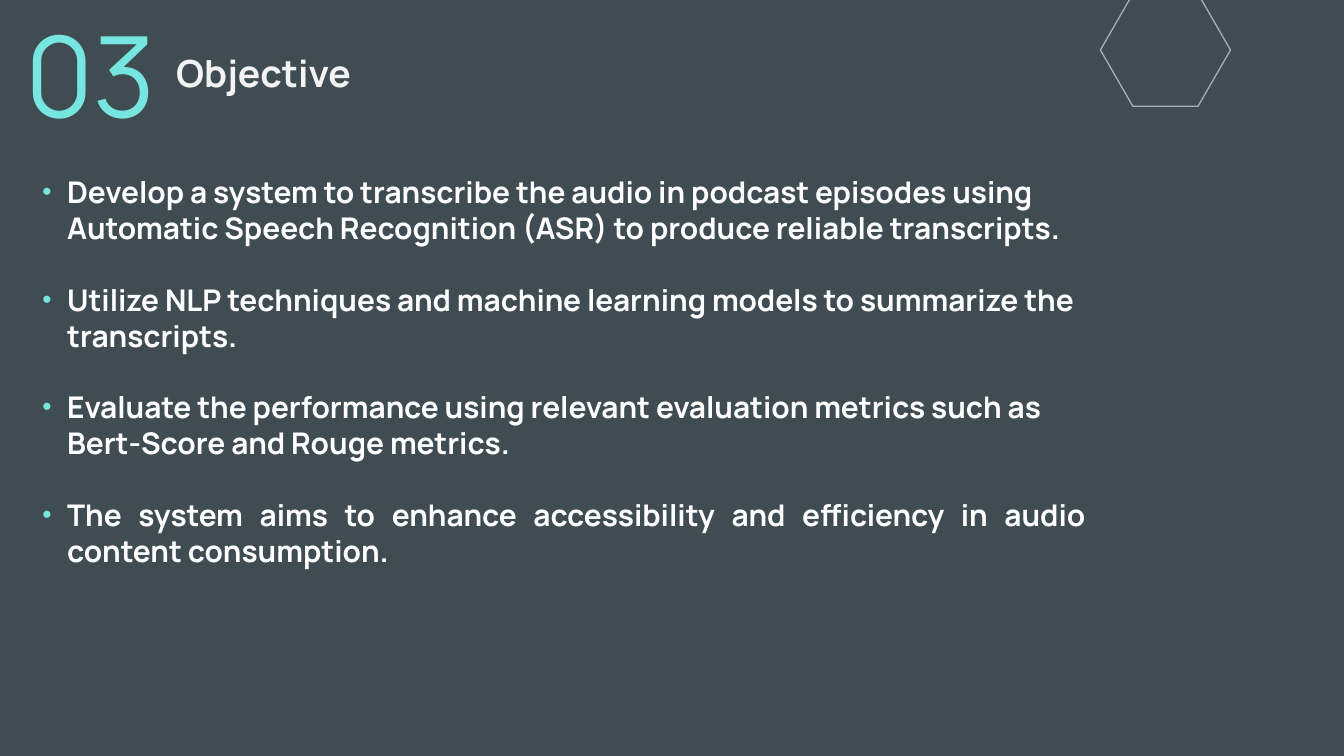
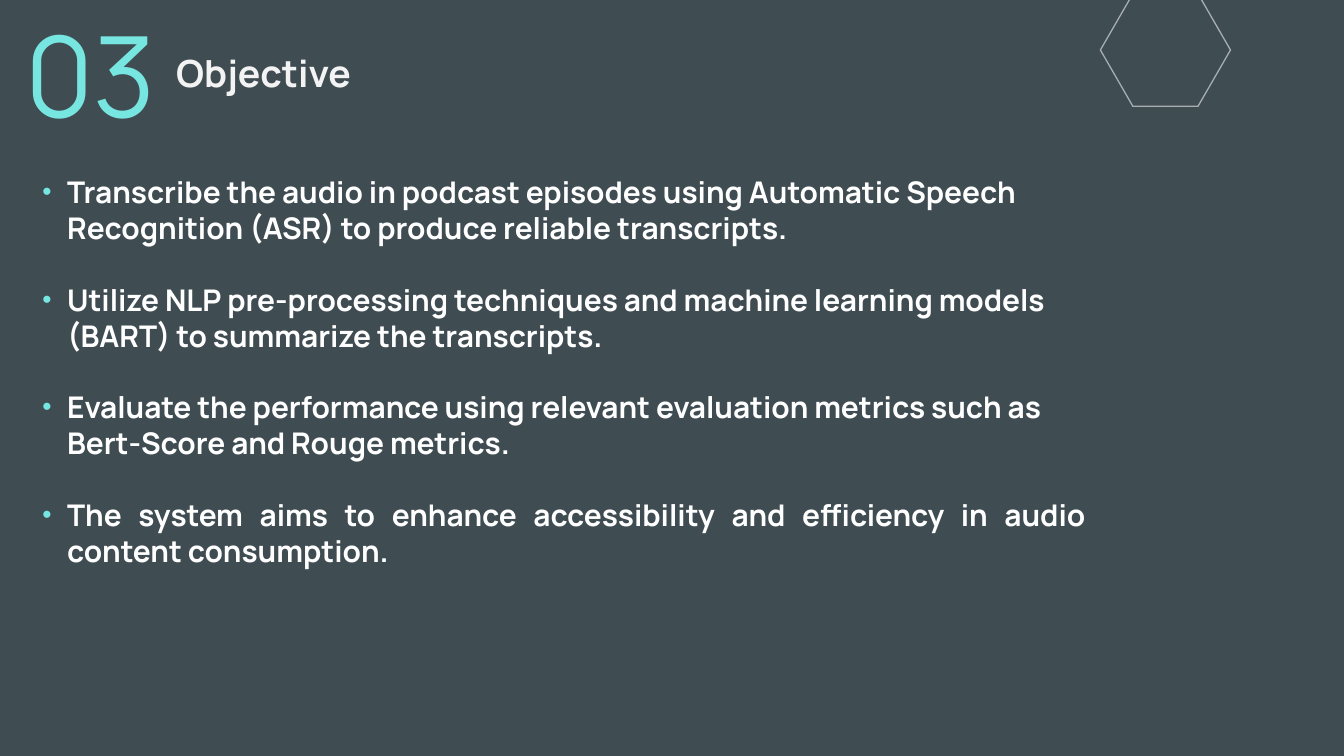
Before and after one commit to Voeii/Podcast-Sum, a slide deck: slide 4 of Prez.pptx. Drawn at 1344x756 pixels with LibreOffice and Linux fonts; fonts in the diff are those of the drawing. Boxes give left, top, right and bottom in pixels: in the first picture for what was removed or moved away, otherwise in the second. Text is boxed around its words. In the diff, an @@ line names an element or a change of style, - is before the commit and + after.

```diff
--- a/Prez.pptx
+++ b/Prez.pptx
@@ subtitle at bbox=[67, 181, 1045, 354]: text changed @@
-• Develop a system to transcribe the audio in podcast episodes using Automatic Speech Recognition (ASR) to produce reliable transcripts.
-• Utilize NLP techniques and machine learning models to summarize the transcripts.
+• Transcribe the audio in podcast episodes using Automatic Speech Recognition (ASR) to produce reliable transcripts.
+• Utilize NLP pre-processing techniques and machine learning models (BART) to summarize the transcripts.
```
Also in this commit, not shown: 12 other slides changed, 8 slides added, 1 slide removed.
